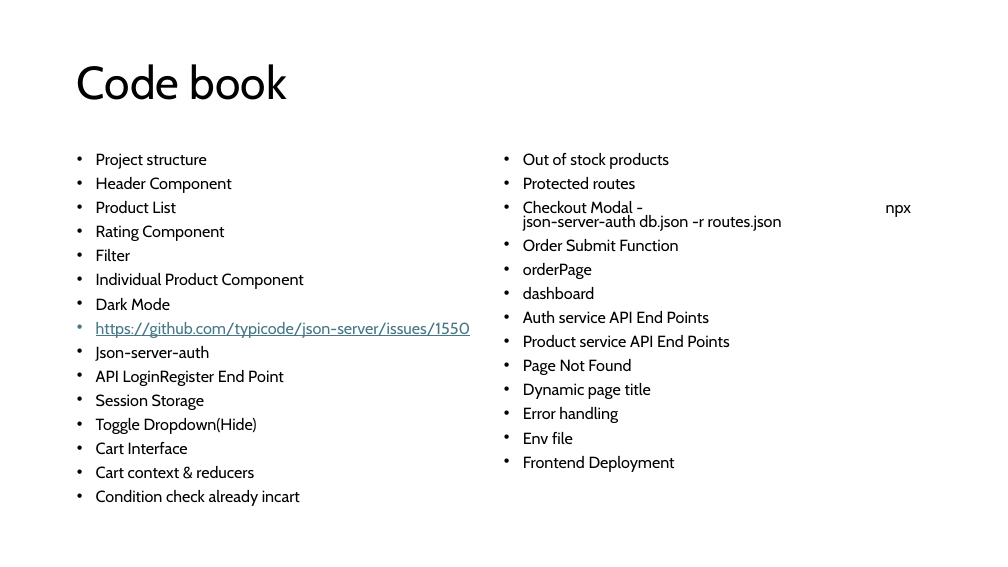
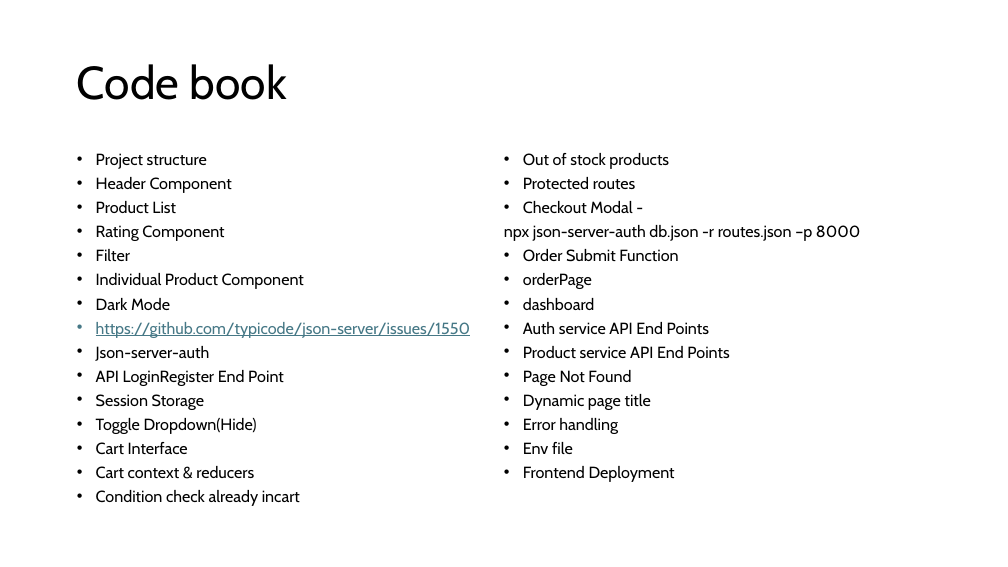
Before and after one commit to PiyushChaturvedii/Batch05, a slide deck: slide 19 of react/react.pptx. Drawn at 1008x567 pixels with LibreOffice and Linux fonts; fonts in the diff are those of the drawing. Boxes give left, top, right and bottom in pixels: in the first picture for what was removed or moved away, otherwise in the second. Text is boxed around its words. In the diff, an @@ line names an element or a change of style, - is before the commit and + after.

```diff
--- a/react/react.pptx
+++ b/react/react.pptx
@@ text at box(504, 201, 860, 241): text changed @@
-• Checkout Modal - npx json-server-auth db.json -r routes.json
+• Checkout Modal -
+npx json-server-auth db.json -r routes.json –p 8000
```
Also in this commit, not shown: 10 other files.
